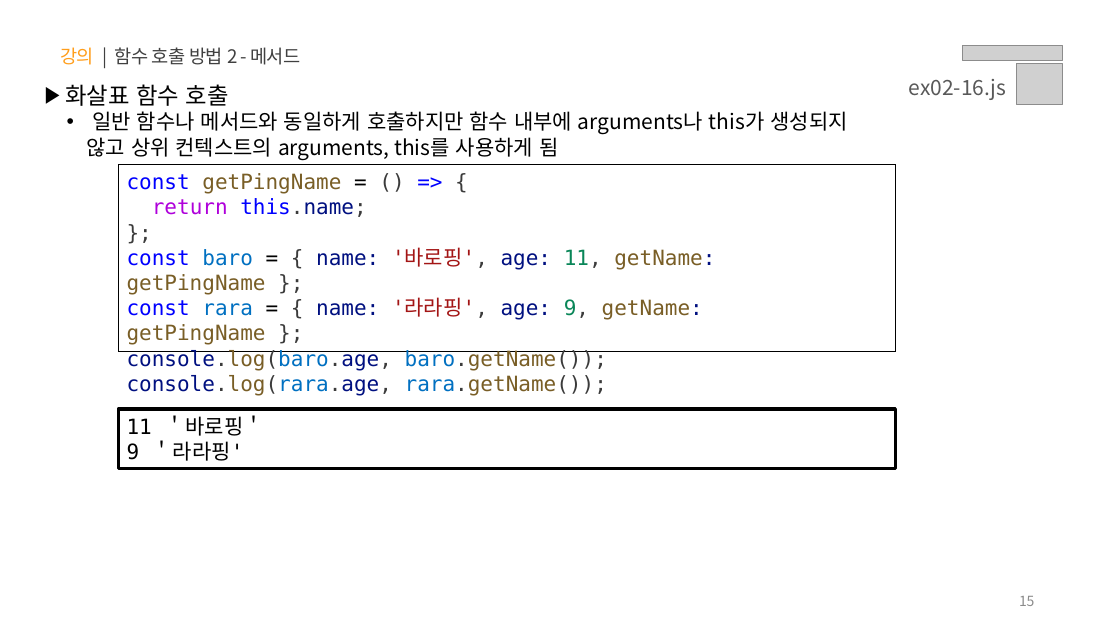
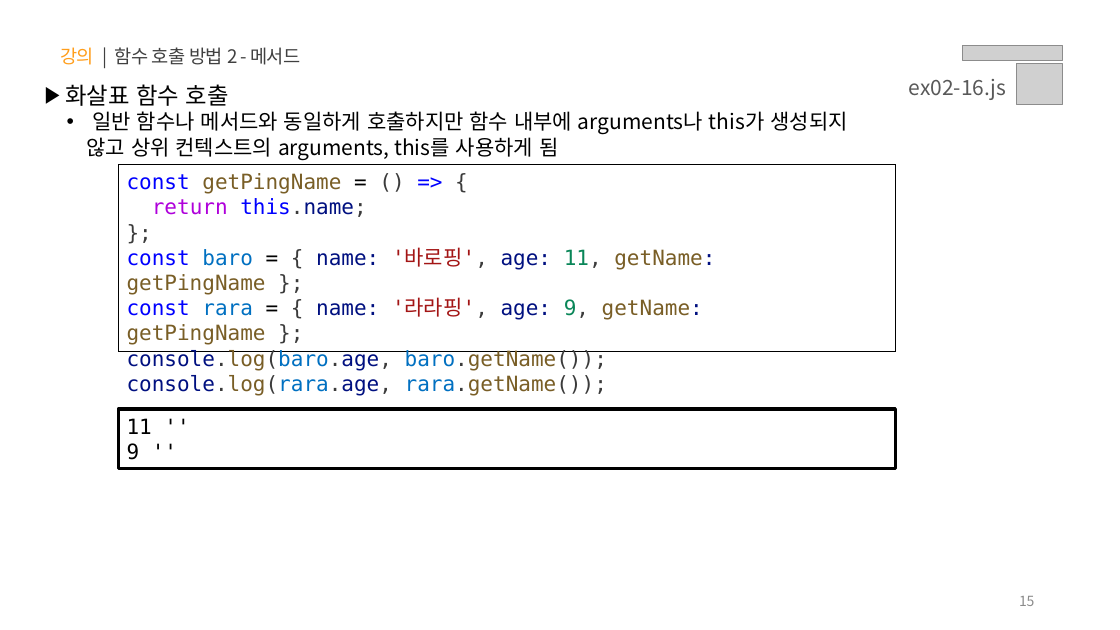
Before and after one commit to jeong0403/learn-JS, a slide deck: slide 15 of PPT/02.자바스크립트 - 함수.pptx. Drawn at 1120x630 pixels with LibreOffice and Linux fonts; fonts in the diff are those of the drawing; grey boxes stand for pictures. Boxes give left, top, right and bottom in pixels: in the first picture for what was removed or moved away, otherwise in the second. Text is boxed around its words. In the diff, an @@ line names an element or a change of style, - is before the commit and + after.

```diff
--- a/PPT/02.자바스크립트 - 함수.pptx
+++ b/PPT/02.자바스크립트 - 함수.pptx
@@ text in rectangle at bbox=[127, 418, 152, 460]: text changed @@
-11 ＇바로핑＇
-9 ＇라라핑'
+11 ''
+9 ''
```
Also in this commit, not shown: 2 other slides changed, 3 other files.
